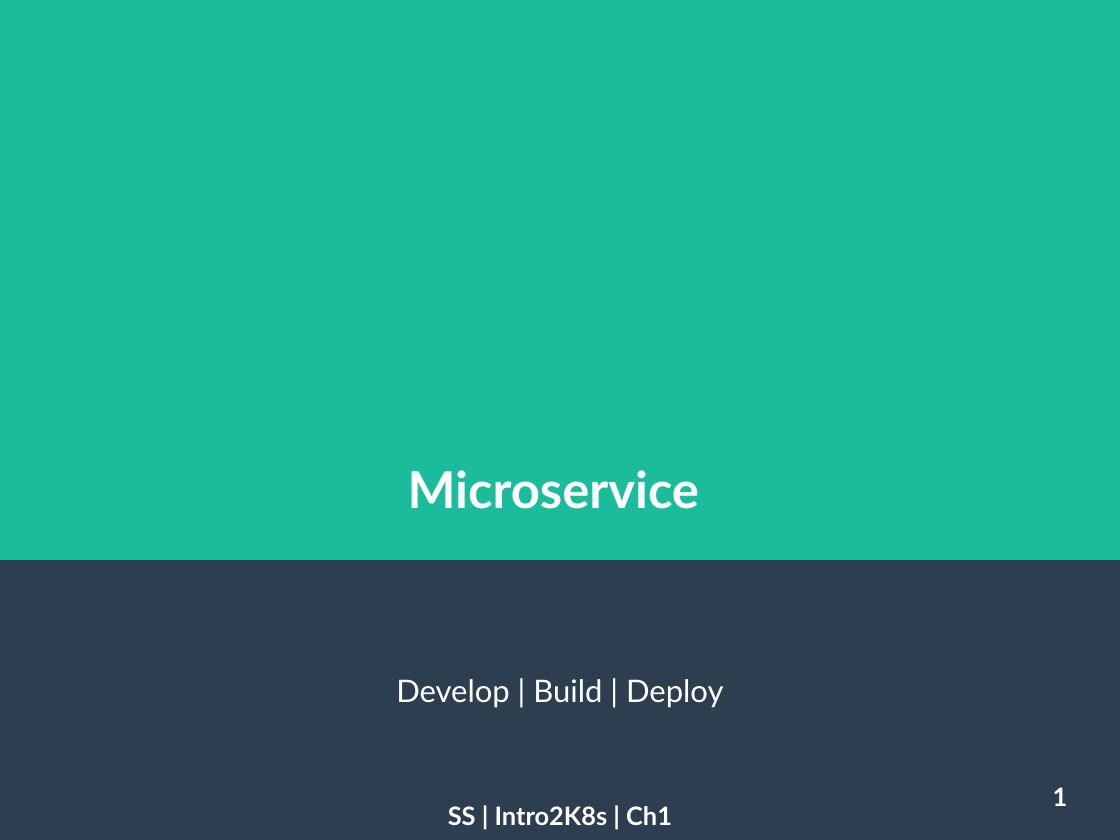
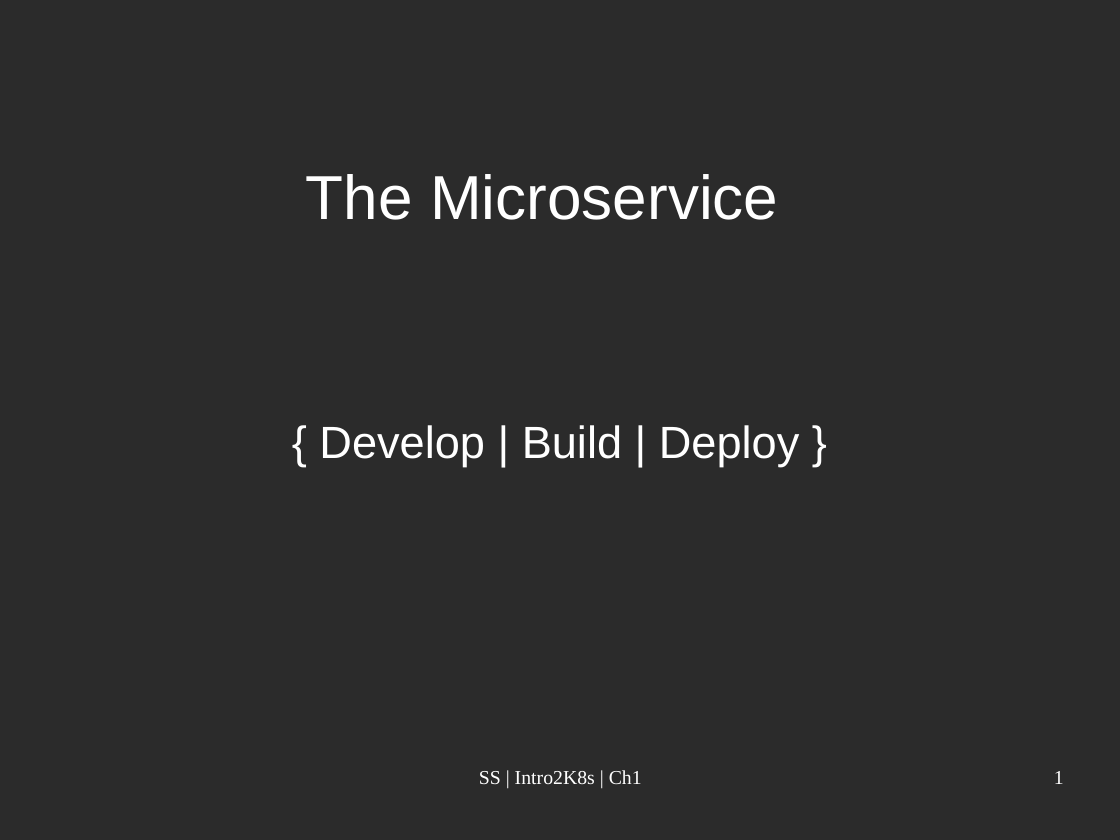
Before and after one commit to sufisalman/intro2k8s, a slide deck: slide 1 of chapter1/concepts/concepts1.odp. Drawn at 1120x840 pixels with LibreOffice and Linux fonts; fonts in the diff are those of the drawing; background and template pictures are left out; a plain dark background stands for a picture behind light text. Boxes give left, top, right and bottom in pixels: in the first picture for what was removed or moved away, otherwise in the second. Text is boxed around its words. In the diff, an @@ line names an element or a change of style, - is before the commit and + after.

```diff
--- a/chapter1/concepts/concepts1.odp
+++ b/chapter1/concepts/concepts1.odp
@@ background #2C3E50 to picture (left out) @@
@@ rectangle removed at <box>0,0,1120,560</box> @@
@@ title at <box>306,174,778,220</box>: text changed; size 36 to 44 pt; font Lato to Arial; bold off @@
-Microservice
+The Microservice
@@ subtitle at <box>319,425,800,466</box>: text changed; size 22 to 32 pt; font Lato to Arial @@
-Develop | Build | Deploy
+{ Develop | Build | Deploy }
@@ text "SS | Intro2K8s | Ch1": place and size @@
-text "SS | Intro2K8s | Ch1" at <box>448,806,672,825</box>
+text "SS | Intro2K8s | Ch1" at <box>479,770,642,784</box>
@@ text "SS | Intro2K8s | Ch1" at <box>479,770,642,784</box>: size 18 to 14 pt, font Lato to Times New Roman, bold off @@
@@ page number: place and size @@
-page number at <box>1053,787,1068,806</box>
+page number at <box>1054,771,1064,784</box>
@@ page number at <box>1054,771,1064,784</box>: size 18 to 14 pt, font Lato to Times New Roman, bold off; alignment centre to right; vertical alignment middle to top @@
```
Also in this commit, not shown: 3 other slides changed, 7 other files.
